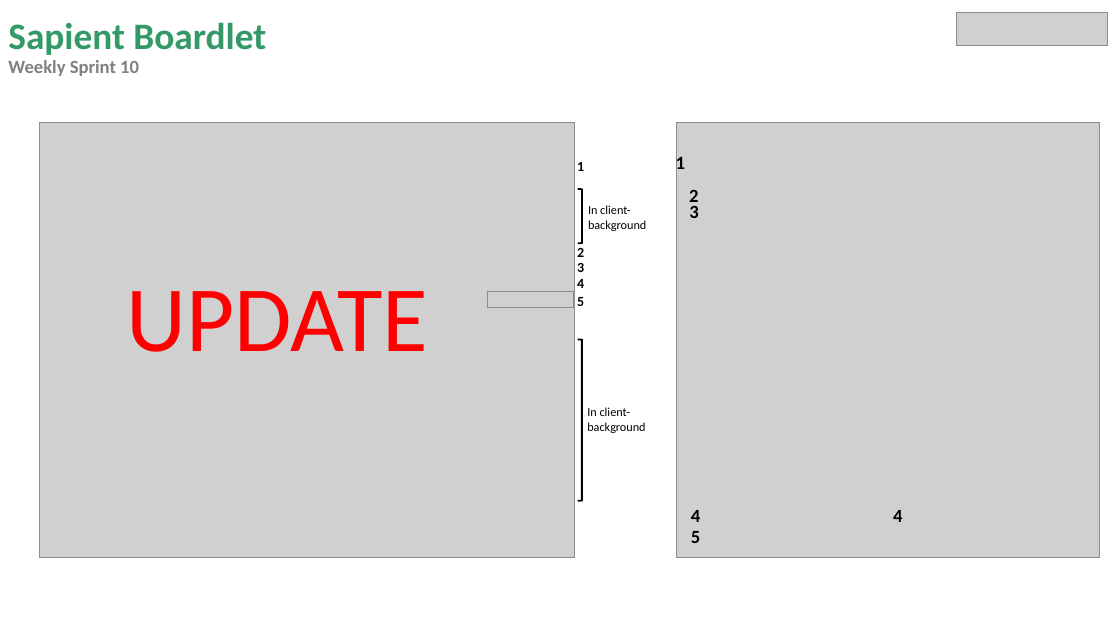
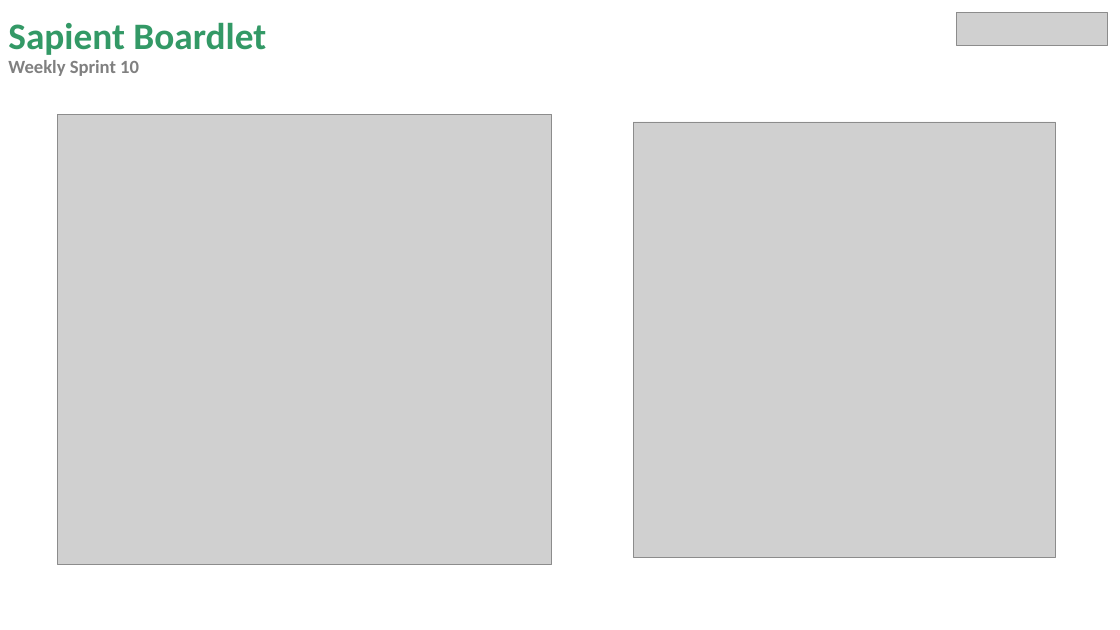
Before and after one commit to miguelrk/tum-mw-bachelorarbeit, a slide deck: slide 6 of 3 Entwicklungsphase/weekly_meeting_10.pptx. Drawn at 1120x630 pixels with LibreOffice and Linux fonts; fonts in the diff are those of the drawing; grey boxes stand for pictures. Boxes give left, top, right and bottom in pixels: in the first picture for what was removed or moved away, otherwise in the second. Text is boxed around its words. In the diff, an @@ line names an element or a change of style, - is before the commit and + after.

```diff
--- a/3 Entwicklungsphase/weekly_meeting_10.pptx
+++ b/3 Entwicklungsphase/weekly_meeting_10.pptx
@@ picture: place and size @@
-picture at [39,123,575,558]
+picture at [58,114,552,565]
@@ picture: place and size @@
-picture at [677,123,1100,558]
+picture at [634,122,1056,557]
@@ text removed at [577,162,584,171] @@
-1
@@ text removed at [676,153,685,174] @@
-1
@@ right bracket removed at [578,189,582,244] @@
@@ text removed at [588,205,646,231] @@
-In client- background
@@ text removed at [689,190,698,208] @@
-2
@@ text removed at [689,206,698,218] @@
-3
@@ text removed at [577,248,584,257] @@
-2
@@ text removed at [577,263,584,272] @@
-3
@@ text removed at [127,291,429,352] @@
-UPDATE
@@ picture removed at [487,292,574,308] @@
@@ text removed at [577,279,584,288] @@
-4
@@ text removed at [577,297,584,306] @@
-5
@@ right bracket removed at [578,339,582,501] @@
@@ text removed at [587,407,645,433] @@
-In client- background
@@ text removed at [691,510,700,522] @@
-4
@@ text removed at [691,531,700,543] @@
-5
@@ text removed at [893,510,902,522] @@
-4
```
Also in this commit, not shown: 6 other slides changed, 1 slide added, 1 slide removed, 1 other file.
